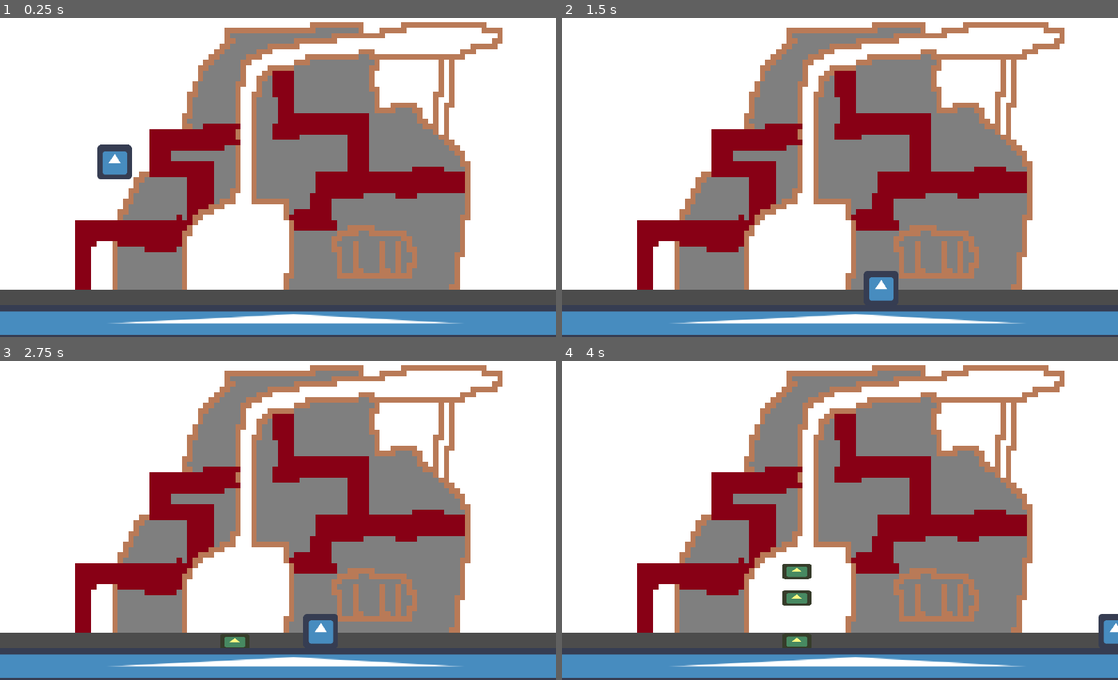
Above: before the commit, frames 1-4 (two rows, left to right).
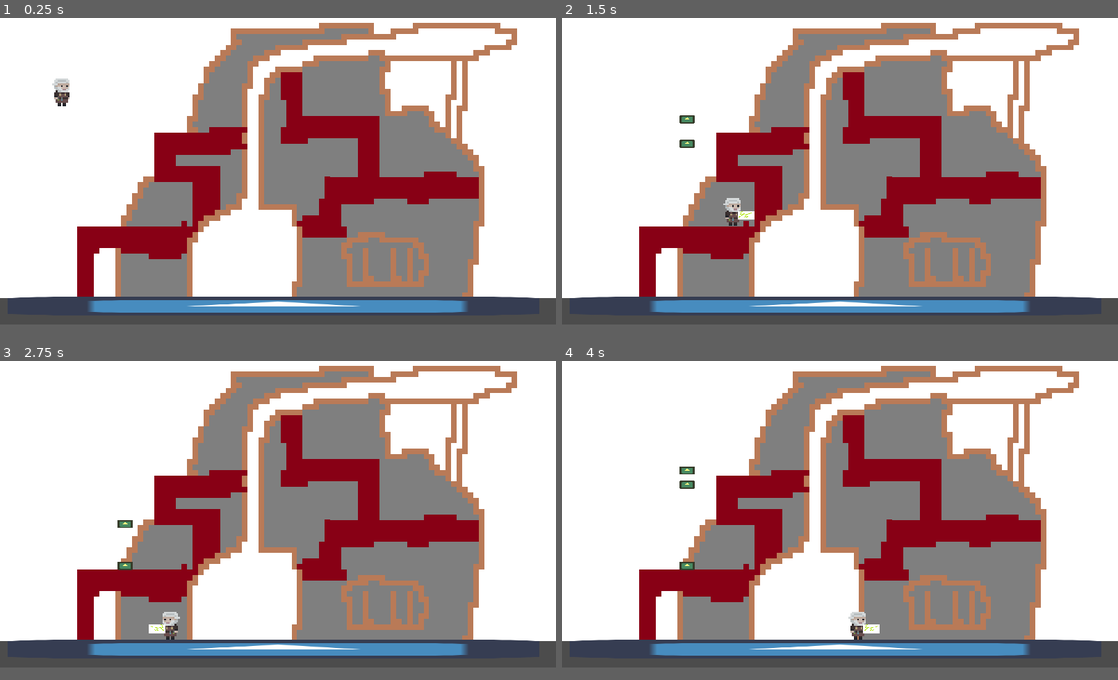
Above: after the commit, the same moments.

Repository: DerGernTod/minijam85
Game: Godot game, scene res://Main.tscn
The game is run twice, just before and just after one commit, with the same random seed, the same clock (stepped at 60 frames per second) and the same inputs. The engine's default icon, where the game draws it, is replaced by a stand-in: a white triangle on a blue panel in a dark square.
Inputs:
- Up to frame 1 (0.25 s): no input
- Up to frame 2 (1.5 s): tap Enter (ui_accept) at 0.5, 0.77 s; hold Right (ui_right) from 0.53 s (still down); tap Q (shoot, bound only after the commit) at 0.6, 1.35 s
- Up to frame 3 (2.75 s): tap Enter (ui_accept) at 1.52 s; release Right (ui_right) at 2.03 s; hold Left (ui_left) from 2.03 s (still down); tap Q (shoot, bound only after the commit) at 2.1 s
- Up to frame 4 (4 s): release Left (ui_left) at 2.78 s; hold Right (ui_right) from 2.78 s (still down); tap Q (shoot, bound only after the commit) at 2.85, 3.6 s; tap Enter (ui_accept) at 3.02, 3.77 s
In our replay, the window is 800x468 before the commit and 800x450 after it. These sizes can differ from the game's own. Grey fills any space a smaller window leaves; there, only what the larger window draws over its background counts as a difference.

The runs differ from the first frame. In frame 1, 26% of the frame differs, in the area x 0-100%, y 1-100%; in frame 2, 26%; in frame 3, 26%; in frame 4, 26%.

Commit message:
lightning

Diff:
--- a/level/Level.tscn
+++ b/level/Level.tscn
@@ -15,7 +15,7 @@
 position = Vector2( 211.065, 234.621 )
 
 [node name="Ground" type="StaticBody2D" parent="."]
-position = Vector2( 526, 573 )
+position = Vector2( 945.14, 1016.17 )
 
 [node name="CollisionShape2D" type="CollisionShape2D" parent="Ground"]
 shape = SubResource( 1 )
--- a/machine/Machine.tscn
+++ b/machine/Machine.tscn
@@ -4,25 +4,25 @@
 [ext_resource path="res://machine/Machine.gd" type="Script" id=2]
 
 [sub_resource type="RectangleShape2D" id=1]
-extents = Vector2( 105.821, 28.7898 )
+extents = Vector2( 190.042, 28.7898 )
 
 [sub_resource type="RectangleShape2D" id=2]
-extents = Vector2( 57.9443, 14.9307 )
+extents = Vector2( 113.315, 17.8572 )
 
 [sub_resource type="RectangleShape2D" id=3]
-extents = Vector2( 79.3629, 14.9307 )
+extents = Vector2( 169.524, 35.9598 )
 
 [sub_resource type="RectangleShape2D" id=4]
-extents = Vector2( 137.319, 14.9307 )
+extents = Vector2( 279.168, 34.879 )
 
 [sub_resource type="RectangleShape2D" id=5]
-extents = Vector2( 40.3055, 14.9307 )
+extents = Vector2( 67.0361, 37.7074 )
 
 [node name="Machine" type="Node2D"]
 script = ExtResource( 2 )
 
 [node name="Sprite" type="Sprite" parent="."]
-scale = Vector2( 9.85, 9.85 )
+scale = Vector2( 19, 19 )
 texture = ExtResource( 1 )
 centered = false
 
@@ -32,45 +32,44 @@
 [node name="StaticBodies" type="Node2D" parent="."]
 
 [node name="StaticBody2D" type="StaticBody2D" parent="StaticBodies"]
-position = Vector2( 245.685, 414.514 )
+position = Vector2( 454.988, 770.896 )
 
 [node name="CollisionShape2D" type="CollisionShape2D" parent="StaticBodies/StaticBody2D"]
 shape = SubResource( 1 )
 one_way_collision = true
 
 [node name="StaticBody2D2" type="StaticBody2D" parent="StaticBodies"]
-position = Vector2( 335.139, 288.522 )
+position = Vector2( 649.095, 551.566 )
 
 [node name="CollisionShape2D" type="CollisionShape2D" parent="StaticBodies/StaticBody2D2"]
 shape = SubResource( 2 )
 one_way_collision = true
 
 [node name="StaticBody2D3" type="StaticBody2D" parent="StaticBodies"]
-position = Vector2( 355.298, 233.085 )
+position = Vector2( 700.366, 452.289 )
 
 [node name="CollisionShape2D" type="CollisionShape2D" parent="StaticBodies/StaticBody2D3"]
 shape = SubResource( 3 )
 one_way_collision = true
 
 [node name="StaticBody2D4" type="StaticBody2D" parent="StaticBodies"]
-position = Vector2( 598.462, 200.328 )
+position = Vector2( 1144.35, 398.317 )
 
 [node name="CollisionShape2D" type="CollisionShape2D" parent="StaticBodies/StaticBody2D4"]
 shape = SubResource( 3 )
 one_way_collision = true
 
 [node name="StaticBody2D5" type="StaticBody2D" parent="StaticBodies"]
-position = Vector2( 719.415, 311.201 )
+position = Vector2( 1372.78, 605.357 )
 
 [node name="CollisionShape2D" type="CollisionShape2D" parent="StaticBodies/StaticBody2D5"]
 shape = SubResource( 4 )
 one_way_collision = true
 
 [node name="StaticBody2D6" type="StaticBody2D" parent="StaticBodies"]
-position = Vector2( 719.415, 311.201 )
+position = Vector2( 1118.22, 743.95 )
 
 [node name="CollisionShape2D" type="CollisionShape2D" parent="StaticBodies/StaticBody2D6"]
-position = Vector2( -139.851, 69.2957 )
 shape = SubResource( 5 )
 one_way_collision = true
 
--- a/player/Player.gd
+++ b/player/Player.gd
@@ -5,15 +5,27 @@
 
 onready var gravity_vector : Vector2 = ProjectSettings.get_setting("physics/2d/default_gravity_vector")
 onready var gravity_magnitude : int = ProjectSettings.get_setting("physics/2d/default_gravity")
+onready var sprite = $Sprite
+onready var lightning = $Lightning
+onready var init_sprite_scale = sprite.scale
 
 export var speed := 10.0
 export var damping := 1.0
 export var jump_power := 100.0
 
 var velocity := Vector2.ZERO
+var lightning_active := false
 
 func _ready() -> void:
 	pass
+
+
+func _trigger_lightning() -> void:
+	lightning.set_active(true)
+	lightning_active = true
+	yield(get_tree().create_timer(1), "timeout")
+	lightning.set_active(false)
+	lightning_active = false
 
 func _physics_process(delta: float) -> void:
 	if Input.is_action_pressed("ui_right"):
@@ -22,8 +34,16 @@
 		velocity += Vector2.LEFT * speed * delta
 	if is_on_floor() and Input.is_action_just_pressed("ui_select"):
 		velocity.y -= jump_power
+	if Input.is_action_just_pressed("shoot") and not lightning_active:
+		_trigger_lightning()
 
 	velocity.x = lerp(velocity.x, 0, delta * damping)
+
+	if velocity.x > 4:
+		sprite.scale.x = init_sprite_scale.x
+	if velocity.x < -4:
+		sprite.scale.x = -init_sprite_scale.x
+
 	velocity += gravity_vector * gravity_magnitude * GRAVITY_SCALE * delta
 	velocity = move_and_slide(velocity, Vector2.UP)
 
--- a/player/Player.tscn
+++ b/player/Player.tscn
@@ -1,20 +1,25 @@
-[gd_scene load_steps=4 format=2]
+[gd_scene load_steps=5 format=2]
 
-[ext_resource path="res://icon.png" type="Texture" id=1]
+[ext_resource path="res://player/player.png" type="Texture" id=1]
 [ext_resource path="res://player/Player.gd" type="Script" id=2]
+[ext_resource path="res://player/lightning/Lightning.tscn" type="PackedScene" id=3]
 
 [sub_resource type="CapsuleShape2D" id=1]
-radius = 29.6796
-height = 4.72366
+radius = 29.7121
+height = 40.8133
 
 [node name="Player" type="KinematicBody2D"]
 script = ExtResource( 2 )
 speed = 5500.0
 damping = 10.5
-jump_power = 700.0
+jump_power = 900.0
 
 [node name="Sprite" type="Sprite" parent="."]
+scale = Vector2( 6, 6 )
 texture = ExtResource( 1 )
 
 [node name="CollisionShape2D" type="CollisionShape2D" parent="."]
 shape = SubResource( 1 )
+
+[node name="Lightning" parent="." instance=ExtResource( 3 )]
+position = Vector2( 0, 11.6673 )
--- /dev/null
+++ b/player/lightning/Lightning.gd
@@ -0,0 +1,37 @@
+extends Area2D
+
+onready var sprite = $Sprite
+onready var init_sprite_scale = $Sprite.scale
+onready var col_shape = $CollisionShape2D
+onready var init_inner_pos = col_shape.position
+# Declare member variables here. Examples:
+# var a: int = 2
+# var b: String = "text"
+var prev_pos
+
+# Called when the node enters the scene tree for the first time.
+func _ready() -> void:
+	prev_pos = global_position
+	set_active(false)
+
+
+func set_active(active: bool) -> void:
+	set_physics_process(active)
+	sprite.visible = active
+	prev_pos = global_position
+
+
+func _physics_process(delta: float) -> void:
+	var dir = global_position - prev_pos
+	var bodies = get_overlapping_bodies()
+	for body in bodies:
+		print(body.name)
+	if dir.x > 5:
+		col_shape.position.x = init_inner_pos.x
+		sprite.position.x = init_inner_pos.x
+		sprite.scale.x = init_sprite_scale.x
+	if dir.x < -5:
+		col_shape.position.x = -init_inner_pos.x
+		sprite.position.x = -init_inner_pos.x
+		sprite.scale.x = -init_sprite_scale.x
+	prev_pos = global_position
--- /dev/null
+++ b/player/lightning/Lightning.tscn
@@ -0,0 +1,19 @@
+[gd_scene load_steps=4 format=2]
+
+[ext_resource path="res://player/lightning/lightning-temp.png" type="Texture" id=1]
+[ext_resource path="res://player/lightning/Lightning.gd" type="Script" id=2]
+
+[sub_resource type="RectangleShape2D" id=1]
+extents = Vector2( 28.1281, 14.9145 )
+
+[node name="Lightning" type="Area2D"]
+script = ExtResource( 2 )
+
+[node name="Sprite" type="Sprite" parent="."]
+position = Vector2( 48.5465, 0 )
+scale = Vector2( 2, 2 )
+texture = ExtResource( 1 )
+
+[node name="CollisionShape2D" type="CollisionShape2D" parent="."]
+position = Vector2( 48.5465, 0 )
+shape = SubResource( 1 )
--- a/project.godot
+++ b/project.godot
@@ -30,9 +30,35 @@
 
 [display]
 
+window/size/width=1920
+window/size/height=1080
+window/size/fullscreen=true
 window/dpi/allow_hidpi=true
 window/stretch/mode="2d"
 window/stretch/aspect="keep"
+
+[importer_defaults]
+
+texture={
+"compress/bptc_ldr": 0,
+"compress/hdr_mode": 0,
+"compress/lossy_quality": 0.7,
+"compress/mode": 0,
+"compress/normal_map": 0,
+"detect_3d": true,
+"flags/anisotropic": false,
+"flags/filter": false,
+"flags/mipmaps": false,
+"flags/repeat": 0,
+"flags/srgb": 2,
+"process/HDR_as_SRGB": false,
+"process/fix_alpha_border": true,
+"process/invert_color": false,
+"process/premult_alpha": false,
+"size_limit": 0,
+"stream": false,
+"svg/scale": 1.0
+}
 
 [input]
 
@@ -57,6 +83,20 @@
 , Object(InputEventKey,"resource_local_to_scene":false,"resource_name":"","device":0,"alt":false,"shift":false,"control":false,"meta":false,"command":false,"pressed":false,"scancode":87,"unicode":0,"echo":false,"script":null)
  ]
 }
+interact={
+"deadzone": 0.5,
+"events": [ Object(InputEventKey,"resource_local_to_scene":false,"resource_name":"","device":0,"alt":false,"shift":false,"control":false,"meta":false,"command":false,"pressed":false,"scancode":87,"unicode":0,"echo":false,"script":null)
+, Object(InputEventKey,"resource_local_to_scene":false,"resource_name":"","device":0,"alt":false,"shift":false,"control":false,"meta":false,"command":false,"pressed":false,"scancode":16777232,"unicode":0,"echo":false,"script":null)
+, Object(InputEventKey,"resource_local_to_scene":false,"resource_name":"","device":0,"alt":false,"shift":false,"control":false,"meta":false,"command":false,"pressed":false,"scancode":69,"unicode":0,"echo":false,"script":null)
+, Object(InputEventKey,"resource_local_to_scene":false,"resource_name":"","device":0,"alt":false,"shift":false,"control":false,"meta":false,"command":false,"pressed":false,"scancode":74,"unicode":0,"echo":false,"script":null)
+ ]
+}
+shoot={
+"deadzone": 0.5,
+"events": [ Object(InputEventKey,"resource_local_to_scene":false,"resource_name":"","device":0,"alt":false,"shift":false,"control":false,"meta":false,"command":false,"pressed":false,"scancode":81,"unicode":0,"echo":false,"script":null)
+, Object(InputEventKey,"resource_local_to_scene":false,"resource_name":"","device":0,"alt":false,"shift":false,"control":false,"meta":false,"command":false,"pressed":false,"scancode":75,"unicode":0,"echo":false,"script":null)
+ ]
+}
 
 [physics]
 
Binary file added: player/lightning/lightning-temp.png
Not shown, added: player/lightning/lightning-temp.png.import
Not shown, added: player/player.png.import
